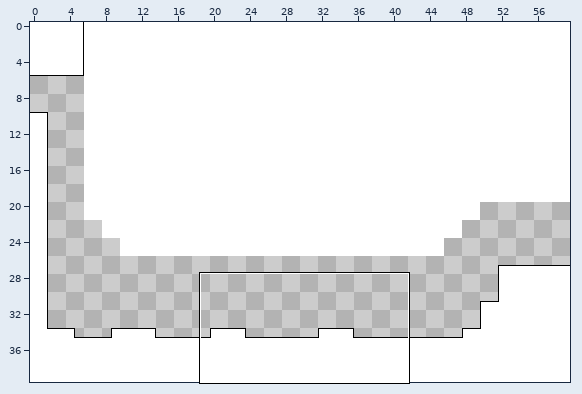
Tiled map: KoboldKit/PlatformerDemo/Resources/Demo/DemoSandbox.tmx. The first picture is a wide view before the edit; the outline marks the close-up.
Close-up. Before:
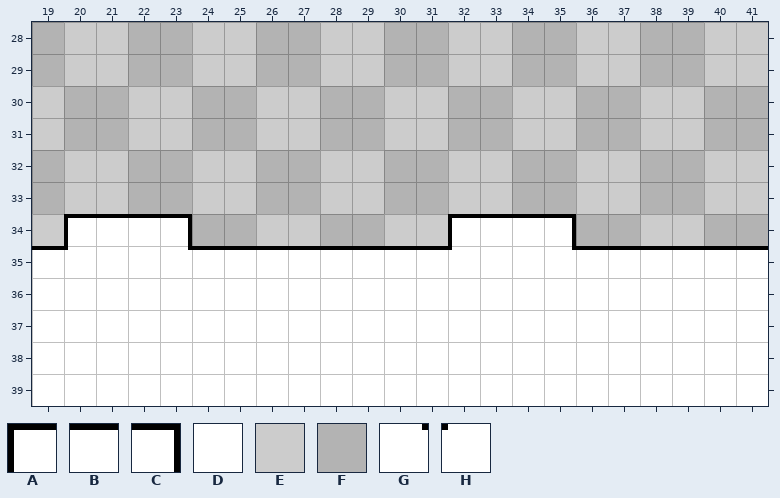
Cells are 16x16 px. Shown: x 19..41, y 28..39. The commit also changed other parts of the map, which this record leaves out.
Key: from "Tileset_Geometry_16x16": A 0, B 1, C 2, D 8, E 13, F 20, G 28, H 29.
_ is an empty cell.
Layer "background" before, first column x 19:
28 FEEFFEEFFEEFFEEFFEEFFEE
29 FEEFFEEFFEEFFEEFFEEFFEE
30 EFFEEFFEEFFEEFFEEFFEEFF
31 EFFEEFFEEFFEEFFEEFFEEFF
32 FEEFFEEFFEEFFEEFFEEFFEE
33 FEEFFEEFFEEFFEEFFEEFFEE
34 E____FFEEFFEE____FFEEFF
35 _______________________
36 _______________________
37 _______________________
38 _______________________
39 _______________________
Layer "mainlayer" before, first column x 19:
28 _______________________
29 _______________________
30 _______________________
31 _______________________
32 _______________________
33 _______________________
34 _ABBC________ABBC______
35 BHDDGBBBBBBBBHDDGBBBBBB
36 _______________________
37 _______________________
38 _______________________
39 _______________________
Now the later version:
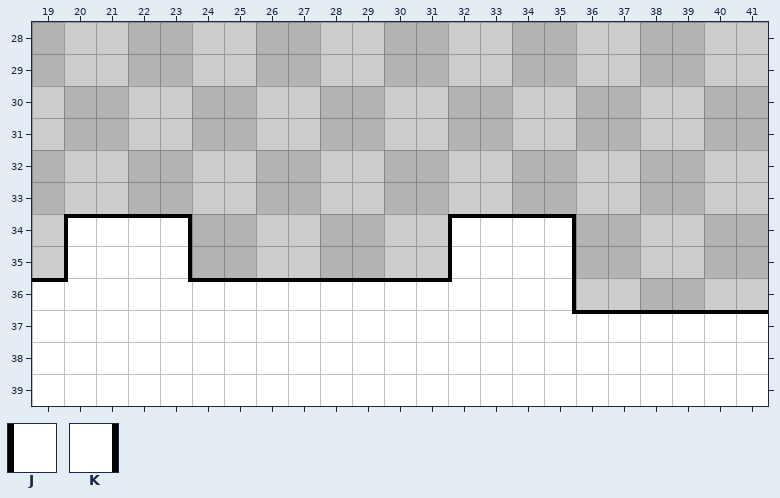
Further tiles: from "Tileset_Geometry_16x16": J 7, K 9.
From old to new:
Layer "background":
The edit adds tile E in row 35 at x 19, 26 to 27, 30 to 31 and 38 to 39; in row 36 at x 36 to 37 and 40 to 41.
The edit adds tile F in row 35 at x 24 to 25, 28 to 29, 36 to 37 and 40 to 41; in row 36 at x 38 to 39.
Layer "mainlayer":
The edit adds tile B in row 36 at x 19 and 24 to 31; in row 37 at x 36 to 41.
The edit adds tile G in row 36 at x 23; in row 37 at x 35.
The edit adds tile H in row 36 at x 20 and 32.
Tile H gives way to tile J in row 35 at x 20 and 32.
Tile G gives way to tile K in row 35 at x 23 and 35.
The edit adds tile K in row 36 at x 35.
The edit erases tile B in row 35 at x 19, 24 to 31 and 36 to 41.
Boxes around the changes in both close-ups, in picture pixels (x1, y1, x2, y2):
changed: (32, 246, 68, 282)
changed: (188, 246, 452, 282)
changed: (572, 246, 768, 314)
